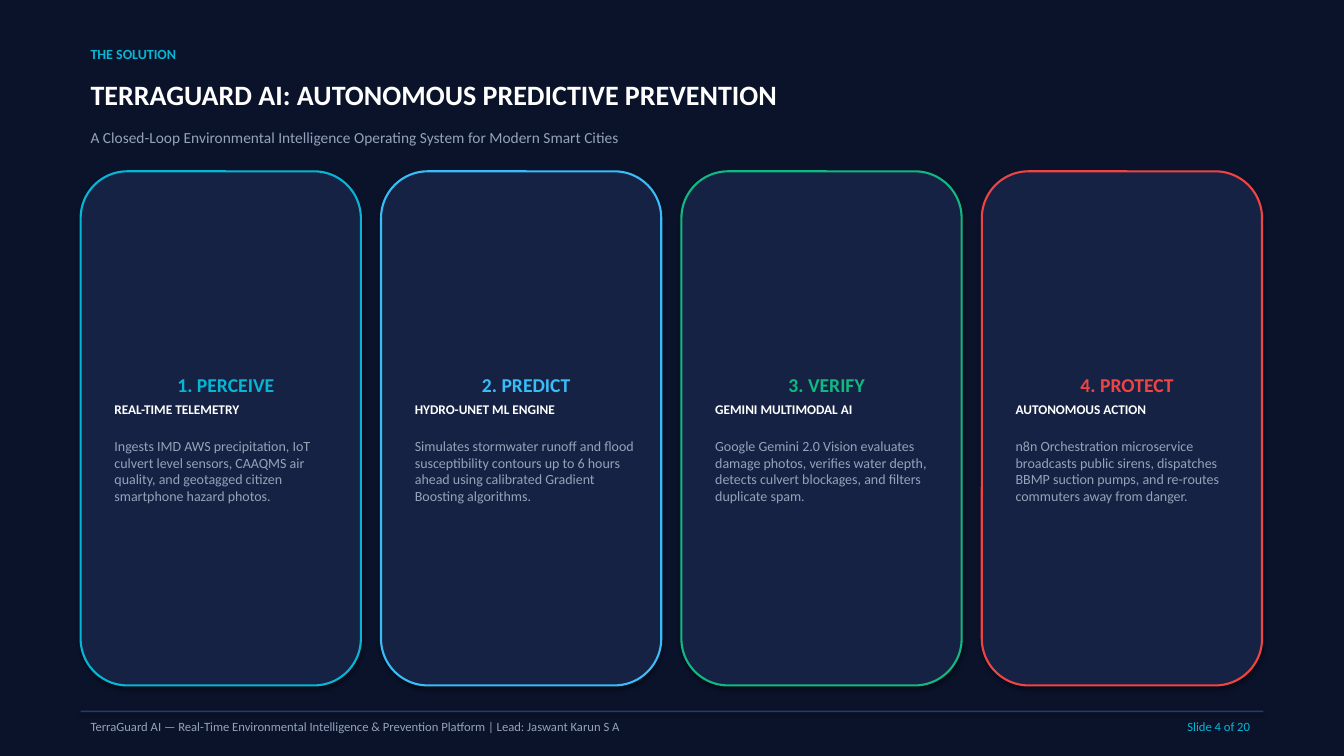
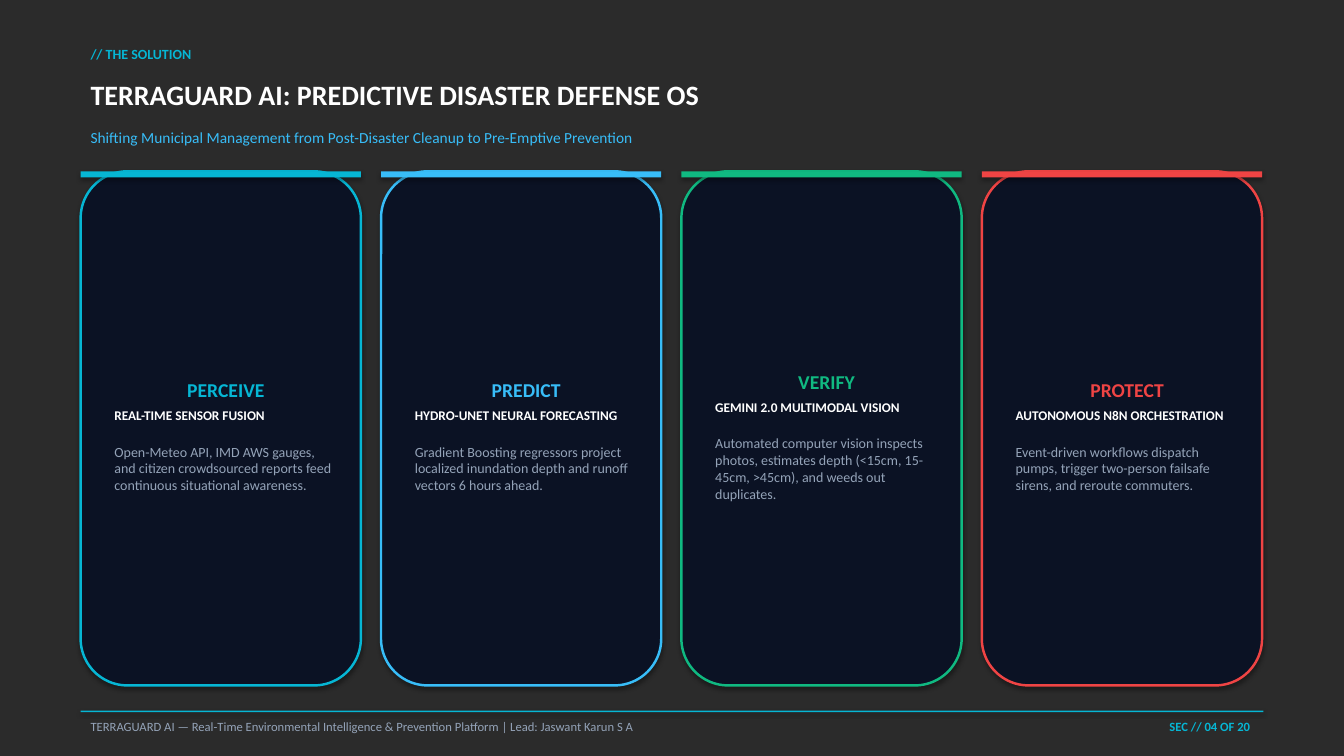
Before and after one commit to Jaswant-Karun/TerraGuard-AI, a slide deck: slide 4 of INFINEX_2K26_TerraGuard_AI_Presentation.pptx. Drawn at 1344x756 pixels with LibreOffice and Linux fonts; fonts in the diff are those of the drawing; background and template pictures are left out; a plain dark background stands for a picture behind light text. Boxes give left, top, right and bottom in pixels: in the first picture for what was removed or moved away, otherwise in the second. Text is boxed around its words. In the diff, an @@ line names an element or a change of style, - is before the commit and + after.

```diff
--- a/INFINEX_2K26_TerraGuard_AI_Presentation.pptx
+++ b/INFINEX_2K26_TerraGuard_AI_Presentation.pptx
@@ background #FFFFFF to picture (left out) @@
@@ rectangle removed at (x1=0, y1=0, x2=1344, y2=756) @@
@@ text at (x1=106, y1=50, x2=191, y2=59): text changed @@
-THE SOLUTION
+// THE SOLUTION
@@ text at (x1=91, y1=86, x2=699, y2=105): text changed @@
-TERRAGUARD AI: AUTONOMOUS PREDICTIVE PREVENTION
+TERRAGUARD AI: PREDICTIVE DISASTER DEFENSE OS
@@ text at (x1=91, y1=132, x2=632, y2=146): text changed; text colour #94A3B8 to #38BDF8 @@
-A Closed-Loop Environmental Intelligence Operating System for Modern Smart Cities
+Shifting Municipal Management from Post-Disaster Cleanup to Pre-Emptive Prevention
@@ rounded rectangle "PERCEIVE" at (x1=81, y1=171, x2=361, y2=686): fill #162244 to #0B1224; outline #06B6D4 1.5 pt to #06B6D4 1.75 pt @@
@@ rectangle added at (x1=81, y1=171, x2=361, y2=177), fill #06B6D4 @@
@@ rounded rectangle "PREDICT" at (x1=381, y1=171, x2=661, y2=686): fill #162244 to #0B1224; outline #38BDF8 1.5 pt to #38BDF8 1.75 pt @@
@@ rectangle added at (x1=381, y1=171, x2=661, y2=177), fill #38BDF8 @@
@@ rounded rectangle "VERIFY" at (x1=682, y1=171, x2=962, y2=686): fill #162244 to #0B1224; outline #10B981 1.5 pt to #10B981 1.75 pt @@
@@ rectangle added at (x1=682, y1=171, x2=962, y2=177), fill #10B981 @@
@@ rounded rectangle "PROTECT" at (x1=982, y1=171, x2=1262, y2=686): fill #162244 to #0B1224; outline #EF4444 1.5 pt to #EF4444 1.75 pt @@
@@ rectangle added at (x1=982, y1=171, x2=1262, y2=177), fill #EF4444 @@
@@ text in rounded rectangle at (x1=114, y1=384, x2=331, y2=490): text changed @@
-1. PERCEIVE
-REAL-TIME TELEMETRY
-Ingests IMD AWS precipitation, IoT culvert level sensors, CAAQMS air quality, and geotagged citizen smartphone hazard photos.
+PERCEIVE
+REAL-TIME SENSOR FUSION
+Open-Meteo API, IMD AWS gauges, and citizen crowdsourced reports feed continuous situational awareness.
@@ text in rounded rectangle at (x1=415, y1=384, x2=628, y2=490): text changed @@
-2. PREDICT
-HYDRO-UNET ML ENGINE
-Simulates stormwater runoff and flood susceptibility contours up to 6 hours ahead using calibrated Gradient Boosting algorithms.
+PREDICT
+HYDRO-UNET NEURAL FORECASTING
+Gradient Boosting regressors project localized inundation depth and runoff vectors 6 hours ahead.
@@ text in rounded rectangle at (x1=715, y1=376, x2=923, y2=501): text changed @@
-3. VERIFY
-GEMINI MULTIMODAL AI
-Google Gemini 2.0 Vision evaluates damage photos, verifies water depth, detects culvert blockages, and filters duplicate spam.
+VERIFY
+GEMINI 2.0 MULTIMODAL VISION
+Automated computer vision inspects photos, estimates depth (<15cm, 15-45cm, >45cm), and weeds out duplicates.
@@ text in rounded rectangle at (x1=1016, y1=384, x2=1224, y2=491): text changed @@
-4. PROTECT
-AUTONOMOUS ACTION
-n8n Orchestration microservice broadcasts public sirens, dispatches BBMP suction pumps, and re-routes commuters away from danger.
+PROTECT
+AUTONOMOUS N8N ORCHESTRATION
+Event-driven workflows dispatch pumps, trigger two-person failsafe sirens, and reroute commuters.
@@ rectangle at (x1=81, y1=711, x2=1263, y2=712): fill #283A6B to #06B6D4 @@
@@ text at (x1=91, y1=722, x2=633, y2=733): text changed @@
-TerraGuard AI — Real-Time Environmental Intelligence & Prevention Platform | Lead: Jaswant Karun S A
+TERRAGUARD AI — Real-Time Environmental Intelligence & Prevention Platform | Lead: Jaswant Karun S A
@@ text at (x1=1169, y1=722, x2=1250, y2=731): text changed; bold on @@
-Slide 4 of 20
+SEC // 04 OF 20
```
Also in this commit, not shown: 14 other slides changed, 5 slides added, 5 slides removed, 9 other files.
